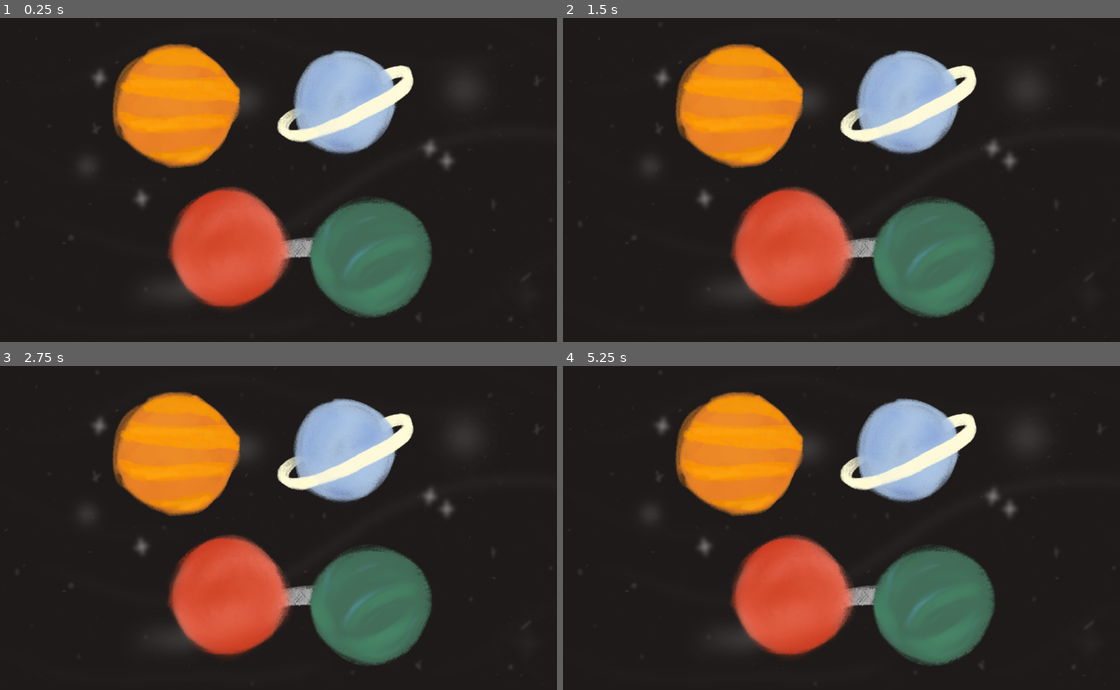
Above: before the commit, frames 1-4 (two rows, left to right).
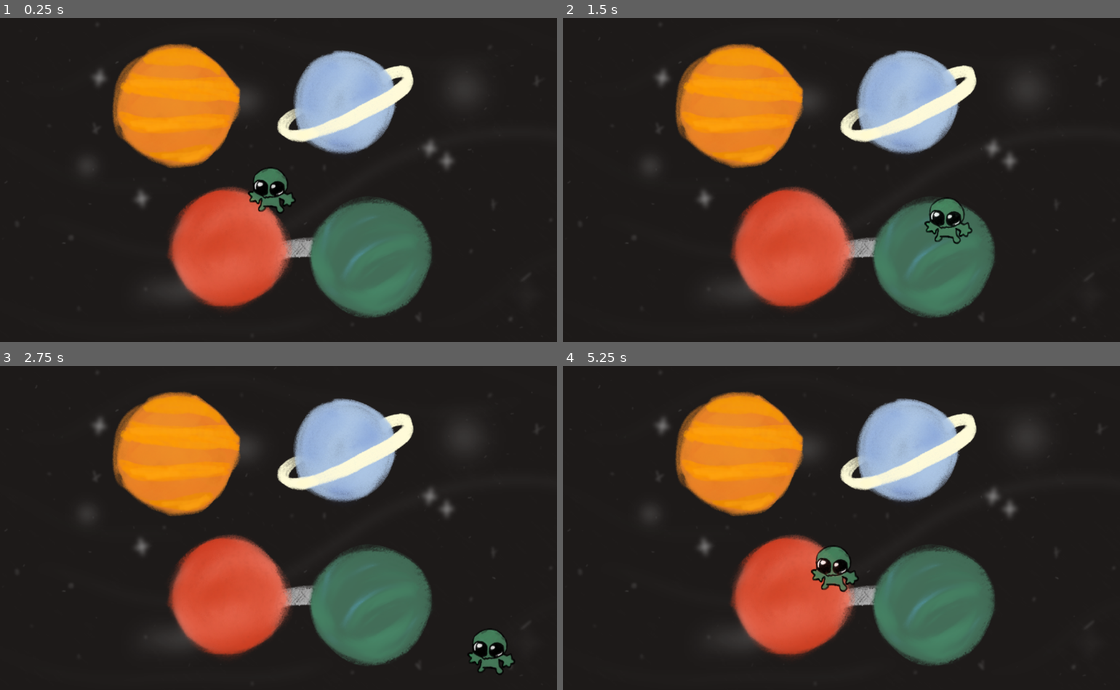
Above: after the commit, the same moments.

Repository: CISC204-S26/hw4-jreeder-cassidyac-ghostysphinx
Game: Godot game, scene res://MainScene.tscn
Same seed, same stepped clock (60 frames per second), same inputs: the game is played once before the commit and once after it.
Inputs:
- Up to frame 1 (0.25 s): no input
- Up to frame 2 (1.5 s): tap Enter at 0.5 s; hold Right (move_right) 0.53-1.28 s; tap E (interact) at 0.6, 1.35 s; hold Down (move_down) from 1.28 s (still down)
- Up to frame 3 (2.75 s): release Down (move_down) at 2.03 s; hold Right (move_right) from 2.03 s (still down); tap E (interact) at 2.1 s
- Up to frame 4 (5.25 s): release Right (move_right) at 2.78 s; hold Up (move_up) 2.78-3.53 s; tap E (interact) every 0.75 s from 2.85 to 5.1 s; hold Left (move_left) 3.53-5.03 s; hold Down (move_down) from 5.03 s (still down)

The runs differ from the first frame. In frame 1, 0.6% of the frame differs, in the area x 44-53%, y 46-61%; in frame 2, 0.5%; in frame 3, 0.6%; in frame 4, 0.8%, in the area x 44-54%, y 55-70%.

Commit message:
help mEEEEE

Diff:
--- a/pair-project/MainScene.tscn
+++ b/pair-project/MainScene.tscn
@@ -1,6 +1,11 @@
 [gd_scene format=3 uid="uid://heaiae4npo8a"]
 
 [ext_resource type="Texture2D" uid="uid://dl3m2ufy2i05t" path="res://Art/Main Screen.png" id="1_3mqji"]
+[ext_resource type="PackedScene" uid="uid://myu7b3xsqfad" path="res://PlayerCharacter.tscn" id="2_x4av3"]
+[ext_resource type="Script" uid="uid://b1gw6c81m167m" path="res://planet_1.gd" id="3_rpqi1"]
+
+[sub_resource type="CircleShape2D" id="CircleShape2D_x4av3"]
+radius = 116.01724
 
 [node name="MainScene" type="Node2D" unique_id=1403496129]
 
@@ -8,3 +13,16 @@
 position = Vector2(585.44446, 325.125)
 scale = Vector2(0.6164352, 0.61643517)
 texture = ExtResource("1_3mqji")
+
+[node name="PlayerCharacter" parent="." unique_id=1280704131 instance=ExtResource("2_x4av3")]
+
+[node name="Planet 1" type="Area2D" parent="." unique_id=173921627]
+position = Vector2(375, 163)
+script = ExtResource("3_rpqi1")
+
+[node name="CollisionShape2D" type="CollisionShape2D" parent="Planet 1" unique_id=761086450]
+position = Vector2(0, 13)
+shape = SubResource("CircleShape2D_x4av3")
+
+[connection signal="body_entered" from="Planet 1" to="Planet 1" method="_on_body_entered"]
+[connection signal="body_exited" from="Planet 1" to="Planet 1" method="_on_body_exited"]
--- a/pair-project/Old Stuuf/DinoGuy.tscn
+++ b/pair-project/Old Stuuf/DinoGuy.tscn
@@ -1,7 +1,7 @@
 [gd_scene format=3 uid="uid://dm4t1p3p3hxpk"]
 
 [ext_resource type="Script" uid="uid://bxubymidbiqb" path="res://node.gd" id="1_nbu7g"]
-[ext_resource type="Texture2D" uid="uid://c0mkcgwbu2ont" path="res://Old Stuuf/dino-removebg-preview.png" id="1_uukog"]
+[ext_resource type="Texture2D" uid="uid://5xb5g8fs28g7" path="res://Art/Alien.png" id="2_1085i"]
 [ext_resource type="Script" uid="uid://rkptv8g0f5ep" path="res://interactable.gd" id="3_erpoh"]
 [ext_resource type="Texture2D" uid="uid://c0h6a0iquiwio" path="res://Old Stuuf/sign empty.png" id="4_talk3"]
 [ext_resource type="Texture2D" uid="uid://dgaxcwffok8r8" path="res://Old Stuuf/sign text.png" id="5_nbu7g"]
@@ -48,8 +48,8 @@
 radius = 25.284756
 
 [sub_resource type="CapsuleShape2D" id="CapsuleShape2D_5xe4n"]
-radius = 116.0
-height = 328.0
+radius = 47.0
+height = 94.0
 
 [sub_resource type="CircleShape2D" id="CircleShape2D_erpoh"]
 radius = 23.9211
@@ -87,12 +87,12 @@
 shape = SubResource("CircleShape2D_5xe4n")
 
 [node name="Sprite2D" type="Sprite2D" parent="CharacterBody2D" unique_id=1093299061]
-position = Vector2(509.9999, 263.00003)
-scale = Vector2(1.0882243, 1.0035262)
-texture = ExtResource("1_uukog")
+position = Vector2(519.99994, 256)
+scale = Vector2(0.12807465, 0.11810641)
+texture = ExtResource("2_1085i")
 
 [node name="CollisionShape2D" type="CollisionShape2D" parent="CharacterBody2D" unique_id=585260985]
-position = Vector2(515, 260)
+position = Vector2(518, 259)
 scale = Vector2(0.9999999, 0.9999998)
 shape = SubResource("CapsuleShape2D_5xe4n")
 
--- a/pair-project/Old Stuuf/FinnTest.tscn
+++ b/pair-project/Old Stuuf/FinnTest.tscn
@@ -1,10 +1,11 @@
-[gd_scene format=3 uid="uid://cc6xwiqd334n0"]
+[gd_scene format=3 uid="uid://bwtfglenr2084"]
 
-[ext_resource type="Texture2D" uid="uid://cbdxfwrjyresj" path="res://Old Stuuf/icon.svg" id="1_nt3iv"]
+[sub_resource type="CompressedTexture2D" id="CompressedTexture2D_ngfra"]
+load_path = "res://.godot/imported/icon.svg-017bb5e347d6bba73601b27f8cd07d80.ctex"
 
 [node name="Node2D" type="Node2D" unique_id=1759012243]
 
 [node name="Sprite2D" type="Sprite2D" parent="." unique_id=505556556]
 position = Vector2(574.99994, 320.99997)
 scale = Vector2(2.7578125, 2.7578125)
-texture = ExtResource("1_nt3iv")
+texture = SubResource("CompressedTexture2D_ngfra")
--- a/pair-project/Old Stuuf/Jordan.tscn
+++ b/pair-project/Old Stuuf/Jordan.tscn
@@ -1,10 +1,11 @@
-[gd_scene format=3 uid="uid://yey5408hkk1b"]
+[gd_scene format=3 uid="uid://drgs64wvaimx7"]
 
-[ext_resource type="Texture2D" uid="uid://c0mkcgwbu2ont" path="res://Old Stuuf/dino-removebg-preview.png" id="1_ntqfe"]
+[sub_resource type="CompressedTexture2D" id="CompressedTexture2D_an05h"]
+load_path = "res://.godot/imported/dino-removebg-preview.png-28a866ca595852dc57f29c962151fae0.ctex"
 
 [node name="Node2D" type="Node2D" unique_id=2061125663]
 
 [node name="Sprite2D" type="Sprite2D" parent="." unique_id=1605429971]
 position = Vector2(558, 316)
 scale = Vector2(2.8916667, 1.4444444)
-texture = ExtResource("1_ntqfe")
+texture = SubResource("CompressedTexture2D_an05h")
--- a/pair-project/Old Stuuf/casstest.tscn
+++ b/pair-project/Old Stuuf/casstest.tscn
@@ -1,10 +1,11 @@
-[gd_scene format=3 uid="uid://b2req8xd4xgoi"]
+[gd_scene format=3 uid="uid://cf82g31c7qgwe"]
 
-[ext_resource type="Texture2D" uid="uid://cbdxfwrjyresj" path="res://Old Stuuf/icon.svg" id="1_xvrqu"]
+[sub_resource type="CompressedTexture2D" id="CompressedTexture2D_ngfra"]
+load_path = "res://.godot/imported/icon.svg-017bb5e347d6bba73601b27f8cd07d80.ctex"
 
 [node name="Node2D" type="Node2D" unique_id=2138765173]
 
 [node name="Sprite2D" type="Sprite2D" parent="." unique_id=1809087645]
 position = Vector2(623, 241.5)
 scale = Vector2(8.640625, 3.0078125)
-texture = ExtResource("1_xvrqu")
+texture = SubResource("CompressedTexture2D_ngfra")
--- a/pair-project/Old Stuuf/icon.svg
+++ /dev/null
@@ -1 +0,0 @@
-<svg xmlns="http://www.w3.org/2000/svg" width="128" height="128"><rect width="124" height="124" x="2" y="2" fill="#363d52" stroke="#212532" stroke-width="4" rx="14"/><g fill="#fff" transform="translate(12.322 12.322)scale(.101)"><path d="M105 673v33q407 354 814 0v-33z"/><path fill="#478cbf" d="m105 673 152 14q12 1 15 14l4 67 132 10 8-61q2-11 15-15h162q13 4 15 15l8 61 132-10 4-67q3-13 15-14l152-14V427q30-39 56-81-35-59-83-108-43 20-82 47-40-37-88-64 7-51 8-102-59-28-123-42-26 43-46 89-49-7-98 0-20-46-46-89-64 14-123 42 1 51 8 102-48 27-88 64-39-27-82-47-48 49-83 108 26 42 56 81zm0 33v39c0 276 813 276 814 0v-39l-134 12-5 69q-2 10-14 13l-162 11q-12 0-16-11l-10-65H446l-10 65q-4 11-16 11l-162-11q-12-3-14-13l-5-69z"/><path d="M483 600c0 34 58 34 58 0v-86c0-34-58-34-58 0z"/><circle cx="725" cy="526" r="90"/><circle cx="299" cy="526" r="90"/></g><g fill="#414042" transform="translate(12.322 12.322)scale(.101)"><circle cx="307" cy="532" r="60"/><circle cx="717" cy="532" r="60"/></g></svg>
--- /dev/null
+++ b/pair-project/PlayerCharacter.tscn
@@ -0,0 +1,21 @@
+[gd_scene format=3 uid="uid://myu7b3xsqfad"]
+
+[ext_resource type="Script" uid="uid://bfj3tdysx5woy" path="res://Movement.gd" id="1_5gnj7"]
+[ext_resource type="Texture2D" uid="uid://5xb5g8fs28g7" path="res://Art/Alien.png" id="1_v7sut"]
+
+[sub_resource type="CircleShape2D" id="CircleShape2D_5gnj7"]
+radius = 50.01
+
+[node name="PlayerCharacter" type="Node2D" unique_id=1280704131 groups=["player"]]
+
+[node name="CharacterBody2D" type="CharacterBody2D" parent="." unique_id=1952285128]
+script = ExtResource("1_5gnj7")
+
+[node name="Alien" type="Sprite2D" parent="CharacterBody2D" unique_id=575137163]
+position = Vector2(564, 344.00003)
+scale = Vector2(0.13148142, 0.13148142)
+texture = ExtResource("1_v7sut")
+
+[node name="CollisionShape2D" type="CollisionShape2D" parent="CharacterBody2D" unique_id=1139441688]
+position = Vector2(561, 347)
+shape = SubResource("CircleShape2D_5gnj7")
--- /dev/null
+++ b/pair-project/planet_1.gd
@@ -0,0 +1,20 @@
+extends Area2D
+
+@export var target_scene: String = "res://Planet1.tscn"
+
+var player_in_range := false
+
+func _on_body_entered(body):
+	if body.is_in_group("player"):
+		player_in_range = true
+		print("Player entered Planet 1 area")
+
+func _on_body_exited(body):
+	if body.is_in_group("player"):
+		player_in_range = false
+		print("Player left Planet 1 area")
+
+func _process(_delta):
+	if player_in_range and Input.is_action_just_pressed("interact"):
+		print("Entering Planet1 scene")
+		get_tree().change_scene_to_file(target_scene)
--- a/pair-project/project.godot
+++ b/pair-project/project.godot
@@ -13,7 +13,6 @@
 config/name="Pair Project"
 run/main_scene="uid://heaiae4npo8a"
 config/features=PackedStringArray("4.6", "Forward Plus")
-config/icon="res://Old Stuuf/icon.svg"
 
 [input]
 
Renamed: pair-project/alien.gd -> pair-project/Movement.gd
Not shown, added: pair-project/Movement.gd.uid
Binary file removed: pair-project/Old Stuuf/dino-removebg-preview.png
Not shown, removed: pair-project/Old Stuuf/dino-removebg-preview.png.import
Not shown, removed: pair-project/Old Stuuf/icon.svg.import
Not shown, removed: pair-project/alien.gd.uid
Not shown, added: pair-project/planet_1.gd.uid
